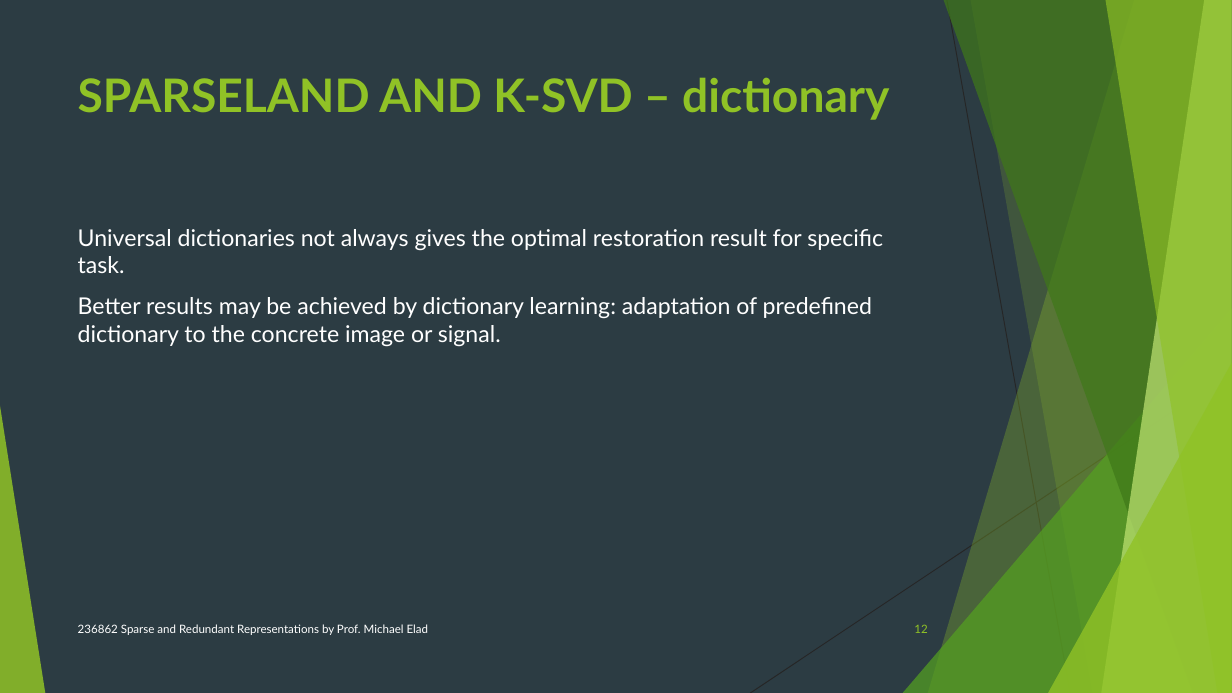
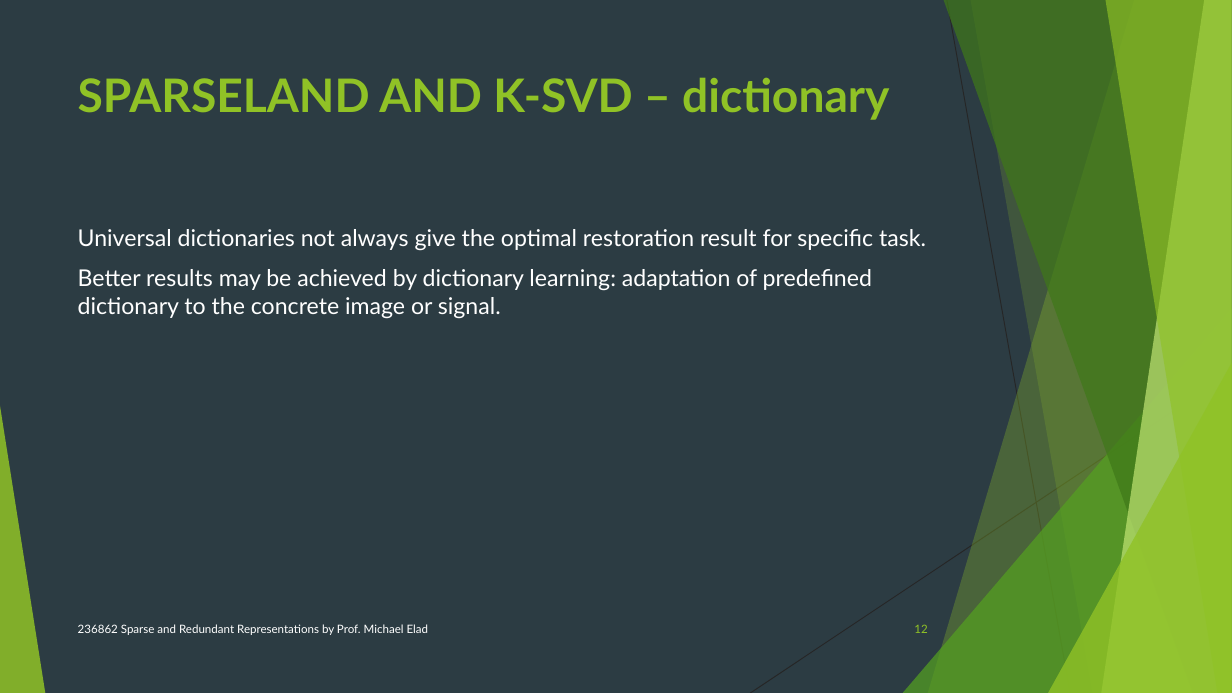
Before and after one commit to neryah/PATCH-DISAGREEMENT-AS-A-WAY-TO-IMPROVE-K-SVD-DENOISING-implementation-and-improvement, a slide deck: slide 12 of project presentation.pptx. Drawn at 1232x693 pixels with LibreOffice and Linux fonts; fonts in the diff are those of the drawing. Boxes give left, top, right and bottom in pixels: in the first picture for what was removed or moved away, otherwise in the second. Text is boxed around its words. In the diff, an @@ line names an element or a change of style, - is before the commit and + after.

```diff
--- a/project presentation.pptx
+++ b/project presentation.pptx
@@ text at (x1=78, y1=229, x2=926, y2=251): text changed @@
-Universal dictionaries not always gives the optimal restoration result for specific task.
+Universal dictionaries not always give the optimal restoration result for specific task.
```
Also in this commit, not shown: 2 other slides changed, 1 slide added.
